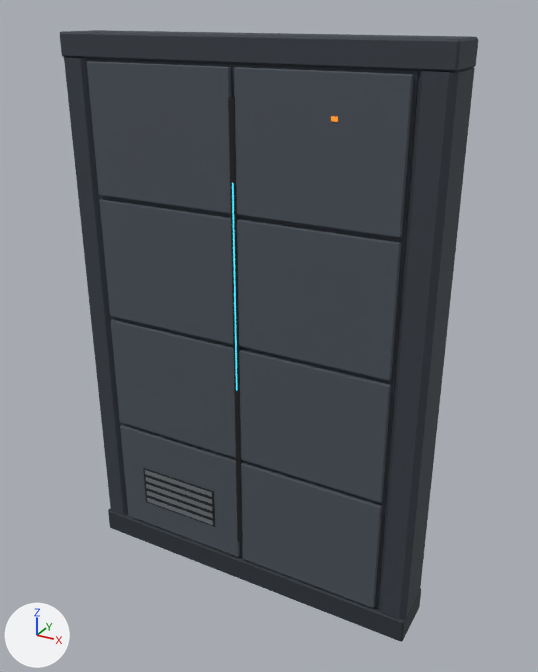
Renders of the glTF model generated_assets/environments/helix/hlx_env_back_wall_a.glb from each side of a commit.
One viewpoint serves both versions: a 50 mm camera at (3.64, -6.23, 6.21) aimed at (0.17, 0.09, 3.05). Every picture has the same lights, and +X, +Y and +Z are marked at lower left. The first picture is the older version. Where no turn or scale is listed for an object, it has been applied to the vertices. Vertices at exactly the same position are counted once.

Script lines for the objects in view, before the commit:
```python
mat_mat_reinforced_steel_hlx = principled_material('mat_reinforced_steel_hlx')
mat_mat_reinforced_steel_hlx.base_color = (0.0398, 0.0484, 0.0616)  # dark grey #383e46
mat_mat_reinforced_steel_hlx.metallic = 0.064
mat_mat_reinforced_steel_hlx.roughness = 0.78
mat_mat_reinforced_steel_hlx_panel = principled_material('mat_reinforced_steel_hlx_panel')
mat_mat_reinforced_steel_hlx_panel.base_color = (0.0714, 0.0862, 0.106)  # greyish blue #4c535c
mat_mat_reinforced_steel_hlx_panel.metallic = 0.064
mat_mat_reinforced_steel_hlx_panel.roughness = 0.78
mat_trim_trim_hlx = principled_material('trim_trim_hlx')
mat_trim_trim_hlx.base_color = (0.161, 0.178, 0.196)  # grey #70757a
mat_trim_trim_hlx.metallic = 0.064
mat_trim_trim_hlx.roughness = 0.78
me_mesh_intact = bpy.data.meshes.new('mesh_intact')
me_mesh_intact.from_pydata(...)  # 352 vertices, 616 faces; spans x -2.0..2.0, y -0.31..0.3, z 0.0..6.0
# faces by material slot: [12, 12, 44, 112, 352, 24, 60]
me_mesh_intact.materials.append(mat_emit_cyan_hlx)  # cyan #1d8597, glowing cyan #35d6f2
me_mesh_intact.materials.append(mat_emit_orange_hlx)  # brown #a05412, glowing orange #ff8a24
me_mesh_intact.materials.append(mat_trim_dark_hlx)  # dark grey #2d3339
me_mesh_intact.materials.append(mat_mat_reinforced_steel_hlx)  # dark grey #383e46
me_mesh_intact.materials.append(mat_mat_reinforced_steel_hlx_panel)  # greyish blue #4c535c
me_mesh_intact.materials.append(mat_trim_internal_hlx)  # black #101316
me_mesh_intact.materials.append(mat_trim_trim_hlx)  # grey #70757a
ob_mesh_intact = bpy.data.objects.new('mesh_intact', me_mesh_intact)
ob_mesh_intact.location = (0.0, 0.0, 0.0)
```
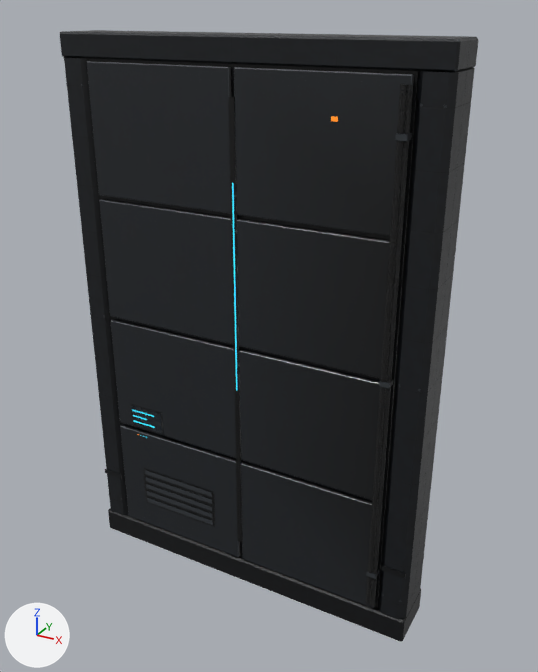
What changed in the scene script:
```text
Change mat_mat_reinforced_steel_hlx:
    remove # nodes: BsdfPrincipled, OutputMaterial
    remove # colours: dark grey #383e46
    nodes: BsdfPrincipled, Math, Mix x2, NormalMap, OutputMaterial, SeparateColor, TexImage x3, VertexColor
    colours: grey #98958a, mixed with the vertex colours
    uses the picture img_hlx_mat_reinforced_steel_a_albedo
    uses the picture img_hlx_mat_reinforced_steel_a_normal
    uses the picture img_hlx_mat_reinforced_steel_a_orm
Change mat_mat_reinforced_steel_hlx_panel:
    remove # nodes: BsdfPrincipled, OutputMaterial
    remove # colours: greyish blue #4c535c
    nodes: BsdfPrincipled, Math, Mix x2, NormalMap, OutputMaterial, SeparateColor, TexImage x3, VertexColor
    colours: light grey #b2bac1, mixed with the vertex colours
    uses the picture img_shr_mat_painted_panel_a_albedo
    uses the picture img_shr_mat_painted_panel_a_normal
    uses the picture img_shr_mat_painted_panel_a_orm
Change mat_trim_trim_hlx:
    remove # nodes: BsdfPrincipled, OutputMaterial
    remove # colours: grey #70757a
    nodes: BsdfPrincipled, Math, Mix x2, NormalMap, OutputMaterial, SeparateColor, TexImage x3, VertexColor
    colours: grey #8b9196, mixed with the vertex colours
    uses the picture img_shr_mat_brushed_steel_a_albedo
    uses the picture img_shr_mat_brushed_steel_a_normal
    uses the picture img_shr_mat_brushed_steel_a_orm
Add mat_glass_smoked_hlx:
    mat_glass_smoked_hlx = bpy.data.materials.new('glass_smoked_hlx')
    # nodes: BsdfPrincipled, Math, Mix, OutputMaterial, VertexColor
    # colours: greyish blue #4a5560, mixed with the vertex colours
Add mat_trim_edge_hlx:
    mat_trim_edge_hlx = bpy.data.materials.new('trim_edge_hlx')
    # colours: grey #b1b6b9, mixed with the vertex colours
    # uses the picture img_shr_mat_brushed_steel_a_albedo
    # uses the picture img_shr_mat_brushed_steel_a_normal
    # uses the picture img_shr_mat_brushed_steel_a_orm
Add mat_trim_cable_hlx:
    mat_trim_cable_hlx = bpy.data.materials.new('trim_cable_hlx')
    # colours: light grey #b9c0c7, mixed with the vertex colours
    # uses the picture img_shr_mat_cable_bundle_a_albedo
    # uses the picture img_shr_mat_cable_bundle_a_normal
    # uses the picture img_shr_mat_cable_bundle_a_orm
Change me_mesh_intact:
    remove me_mesh_intact.from_pydata(...)  # 352 vertices, 616 faces; spans x -2.0..2.0, y -0.31..0.3, z 0.0..6.0
    add me_mesh_intact.from_pydata(...)  # 584 vertices, 968 faces; spans x -2.0..2.0, y -0.35..0.3, z 0.0..6.0
    me_mesh_intact part 1: a new loose piece, a box spanning x -1.44..-1.02, y -0.3095..-0.3075, z 1.72..1.98, in mat_glass_smoked_hlx
    me_mesh_intact part 2: a new loose piece, a box spanning x -1.968..-1.712, y -0.3..-0.288, z 0.87..0.93, in mat_trim_dark_hlx
    me_mesh_intact part 3: a new loose piece, a box spanning x 1.712..1.968, y -0.3..-0.288, z 0.87..0.93, in mat_trim_dark_hlx
    me_mesh_intact part 4: a new loose piece, a box spanning x -1.45..-1.01, y -0.308..-0.3, z 1.71..1.99, in mat_trim_dark_hlx
    me_mesh_intact part 5: a new loose piece, a box spanning x 1.57..1.67, y -0.35..-0.25, z 0.775..0.825, in mat_trim_trim_hlx
    me_mesh_intact part 6: a new loose piece, a box spanning x 1.57..1.67, y -0.35..-0.25, z 3.005..3.055, in mat_trim_trim_hlx
    me_mesh_intact part 7: a new loose piece, a box spanning x 1.57..1.67, y -0.35..-0.25, z 5.235..5.285, in mat_trim_trim_hlx
    me_mesh_intact part 8: a new loose piece, a 6-sided cylinder along z spanning x 1.574..1.626, y -0.35..-0.29, z 0.4..5.66, in mat_trim_cable_hlx
    me_mesh_intact part 9: a new loose piece, a 6-sided cylinder along z spanning x 1.631..1.669, y -0.337..-0.293, z 0.4..5.66, in mat_trim_cable_hlx
    me_mesh_intact part 10: 192 faces spanning x -1.65..1.65, y -0.3..-0.25, z 0.32..5.73 switch from mat_mat_reinforced_steel_hlx_panel (greyish blue #4c535c) to mat_trim_edge_hlx
    other edits to the shape of me_mesh_intact do not show in these pictures
    add me_mesh_intact.materials.append(mat_glass_smoked_hlx)
    add me_mesh_intact.materials.append(mat_trim_cable_hlx)
```

Changed parts and their boxes (x1, y1, x2, y2) in the pictures (538 x 672 px):
'mesh_intact', surface changed, reshaped (darker): (60, 30, 478, 642) in both
part 1 of me_mesh_intact, added: after (131, 405, 162, 434)
part 2 of me_mesh_intact, added: after (105, 469, 122, 478)
part 3 of me_mesh_intact, added: after (381, 565, 406, 578)
part 4 of me_mesh_intact, added: after (131, 404, 163, 435)
part 5 of me_mesh_intact, added: after (366, 569, 379, 579)
part 6 of me_mesh_intact, added: after (379, 379, 393, 388)
part 7 of me_mesh_intact, added: after (395, 133, 412, 141)
part 8 of me_mesh_intact, added: after (365, 84, 407, 605)
part 9 of me_mesh_intact, added: after (371, 85, 413, 605)
part 10 of me_mesh_intact, recoloured: (87, 61, 413, 608) in both
